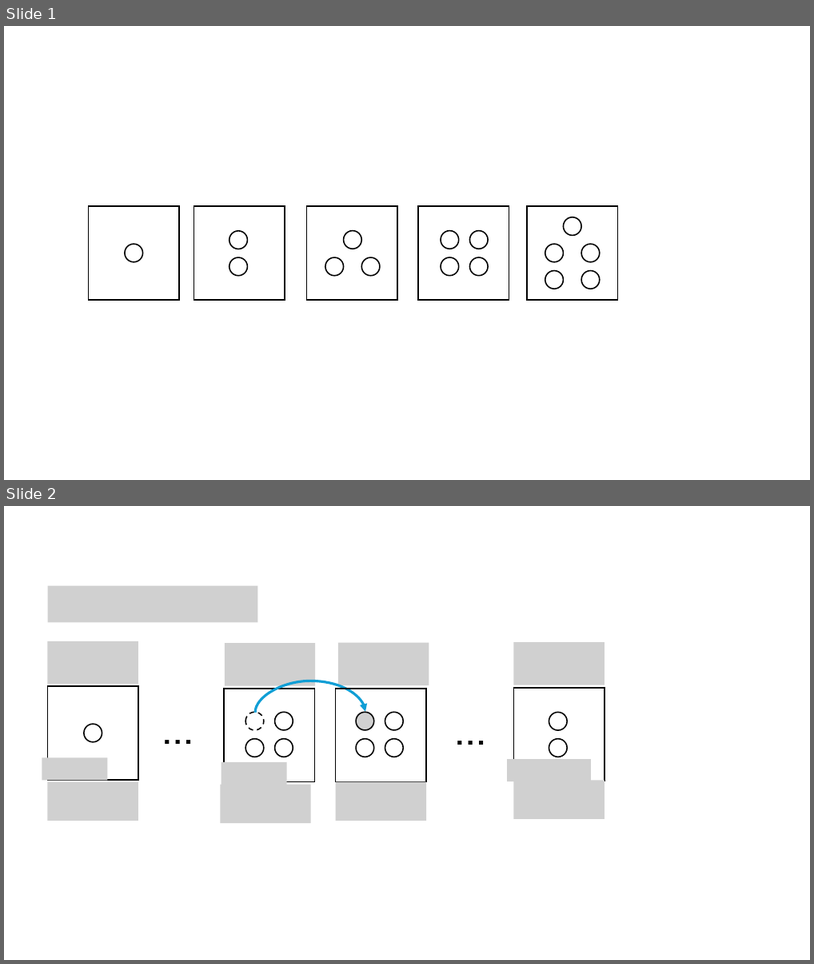
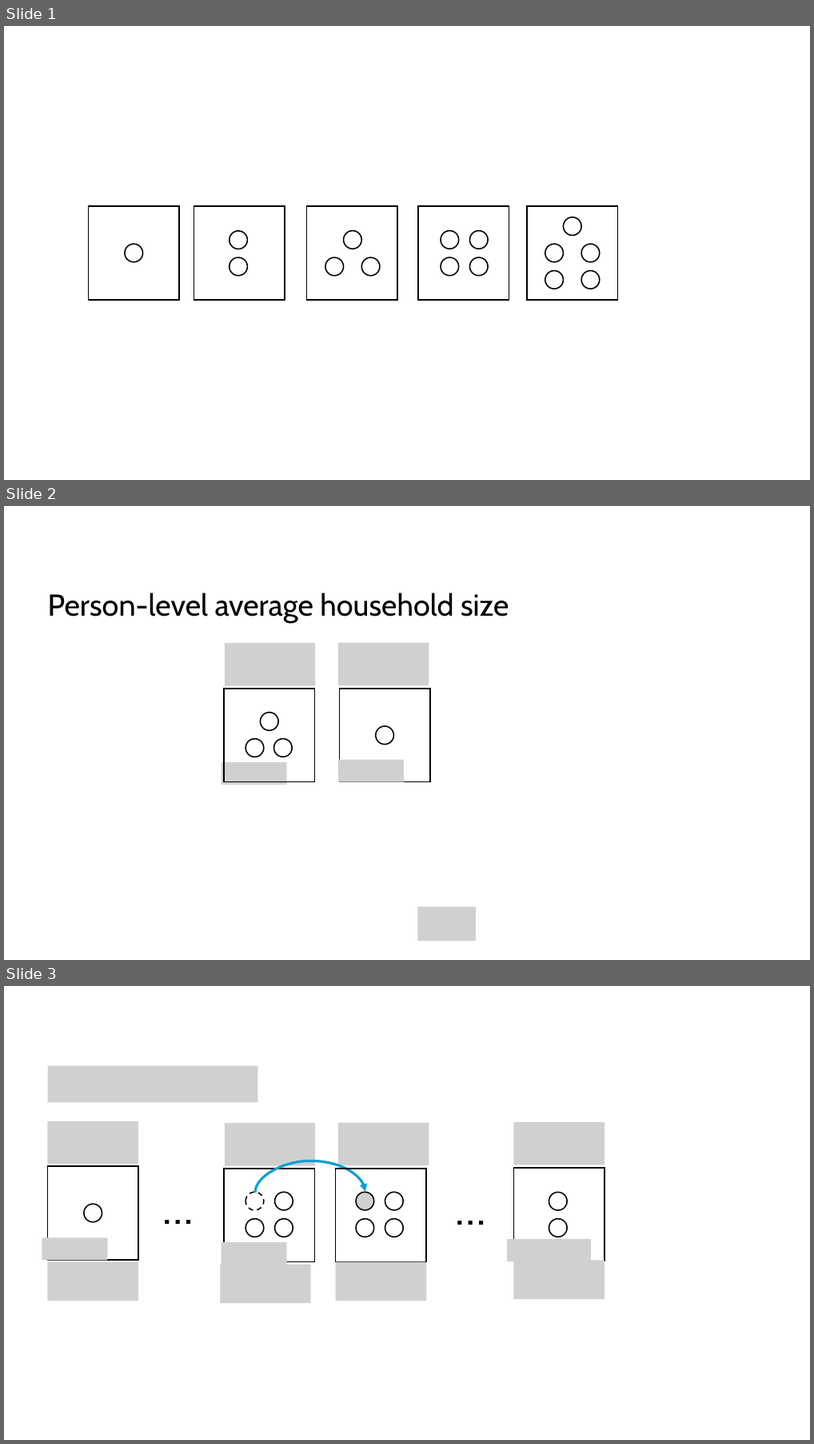
Before and after one commit to lorae/household-size, a slide deck: images-for-proof.pptx. Shown one above the other, each under a label of ours: slides 1 and 2 before the commit, slides 1, 2 and 3 after it. The pictures are 814x964 and 814x1444 pixels, drawn with LibreOffice and Linux fonts; fonts in the diff are those of the drawing; grey boxes stand for pictures. Boxes give left, top, right and bottom in pixels: in the first picture for what was removed or moved away, otherwise in the second. Text is boxed around its words. In the diff, an @@ line names an element or a change of style, - is before the commit and + after.

Commit message:
feat(proof): clarify person-level vs household-level hh size by adding figure 1.1

```diff
--- a/images-for-proof.pptx
+++ b/images-for-proof.pptx
@@ slide 2 added at bbox=[4, 506, 810, 960], background #FFFFFF @@
@@ text added at bbox=[48, 592, 509, 623], 36 pt, text #000000 @@
+Person-level average household size
@@ picture added at bbox=[225, 643, 315, 686] @@
@@ picture added at bbox=[338, 643, 430, 686] @@
@@ rectangle added at bbox=[224, 688, 315, 782], outline #000000 1.5 pt @@
@@ rectangle added at bbox=[340, 688, 430, 782], outline #000000 1.5 pt @@
@@ ellipse added at bbox=[261, 712, 278, 731], outline #000000 1.5 pt @@
@@ ellipse added at bbox=[246, 739, 264, 757], outline #000000 1.5 pt @@
@@ ellipse added at bbox=[274, 738, 293, 756], outline #000000 1.5 pt @@
@@ ellipse added at bbox=[376, 726, 394, 744], outline #000000 1.5 pt @@
@@ picture added at bbox=[221, 762, 286, 784] @@
@@ picture added at bbox=[338, 760, 404, 782] @@
@@ picture added at bbox=[418, 907, 476, 941] @@
@@ what was slide 2 is now slide 3 @@
```
Also in this commit, not shown: 1 other slide added, 4 other files.
